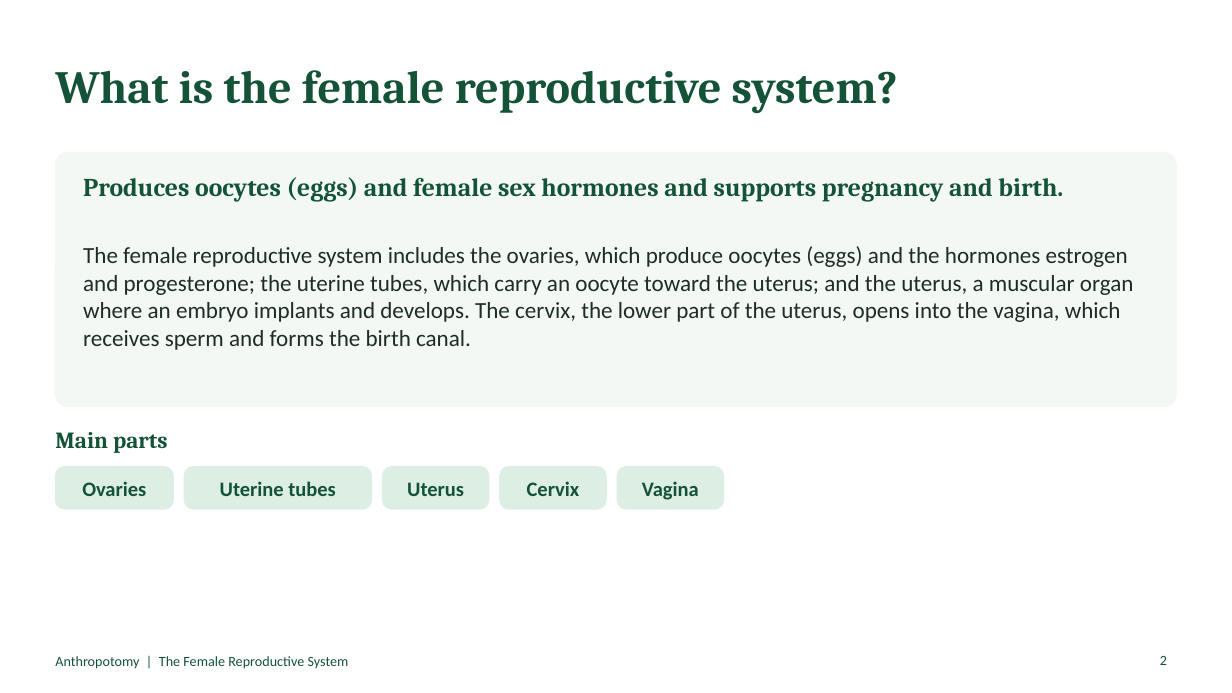
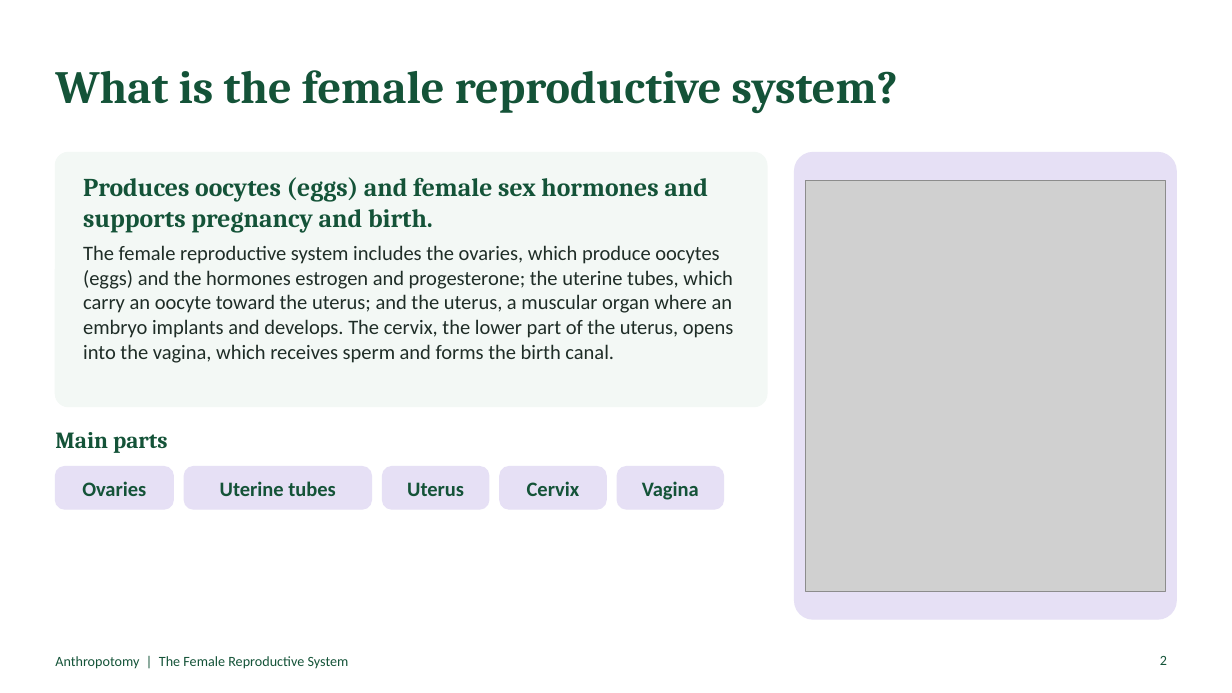
Before and after one commit to Ezkiel2004/Anthropotomy, a slide deck: slide 2 of docs/body-systems/female-reproductive-system.pptx. Drawn at 1232x693 pixels with LibreOffice and Linux fonts; fonts in the diff are those of the drawing; grey boxes stand for pictures. Boxes give left, top, right and bottom in pixels: in the first picture for what was removed or moved away, otherwise in the second. Text is boxed around its words. In the diff, an @@ line names an element or a change of style, - is before the commit and + after.

```diff
--- a/docs/body-systems/female-reproductive-system.pptx
+++ b/docs/body-systems/female-reproductive-system.pptx
@@ rounded rectangle: place and size @@
-rounded rectangle at [55, 152, 1177, 407]
+rounded rectangle at [55, 152, 767, 407]
@@ text "Produces oocytes (eggs) and female ..." rewrapped from [83, 177, 1063, 202] to [83, 177, 708, 232] @@
@@ rounded rectangle added at [795, 152, 1177, 619], fill #E6E0F5, outline #E6E0F5 1 pt @@
@@ picture added at [806, 180, 1165, 592] @@
@@ text "The female reproductive system includes ..." at [83, 245, 733, 363]: size 18 to 16 pt @@
@@ fill #DDEFE5 to #E6E0F5; outline #DDEFE5 1 pt to #E6E0F5 1 pt in 5 elements at [185, 467, 372, 509], [383, 467, 489, 509], [500, 467, 606, 509], [617, 467, 724, 509], [55, 467, 173, 509] @@
```
Also in this commit, not shown: 4 other slides changed, 1 other file.
